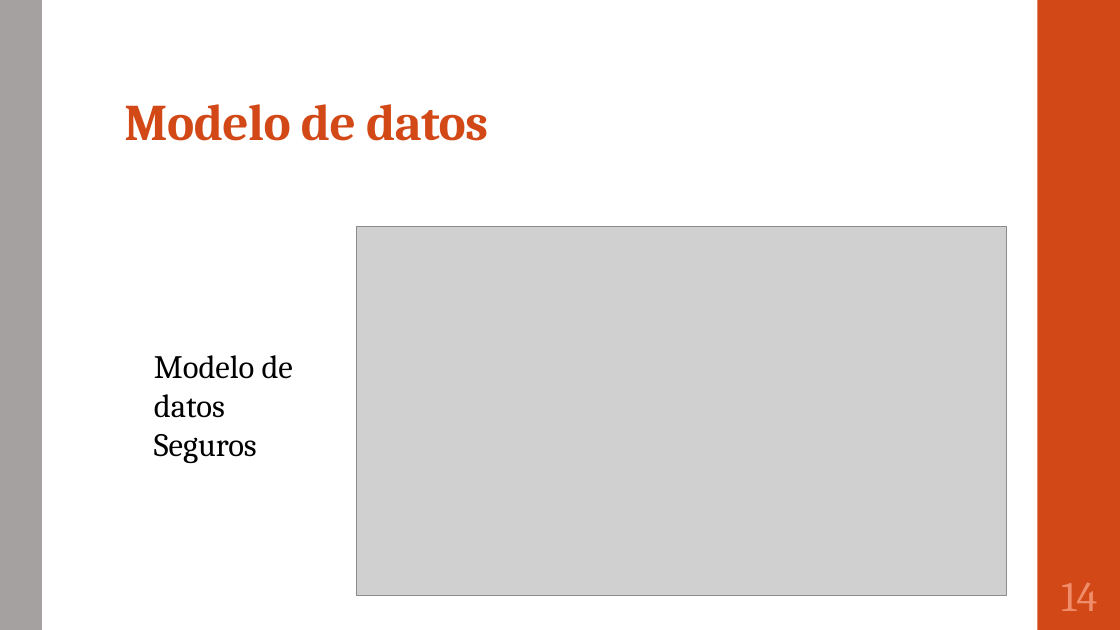
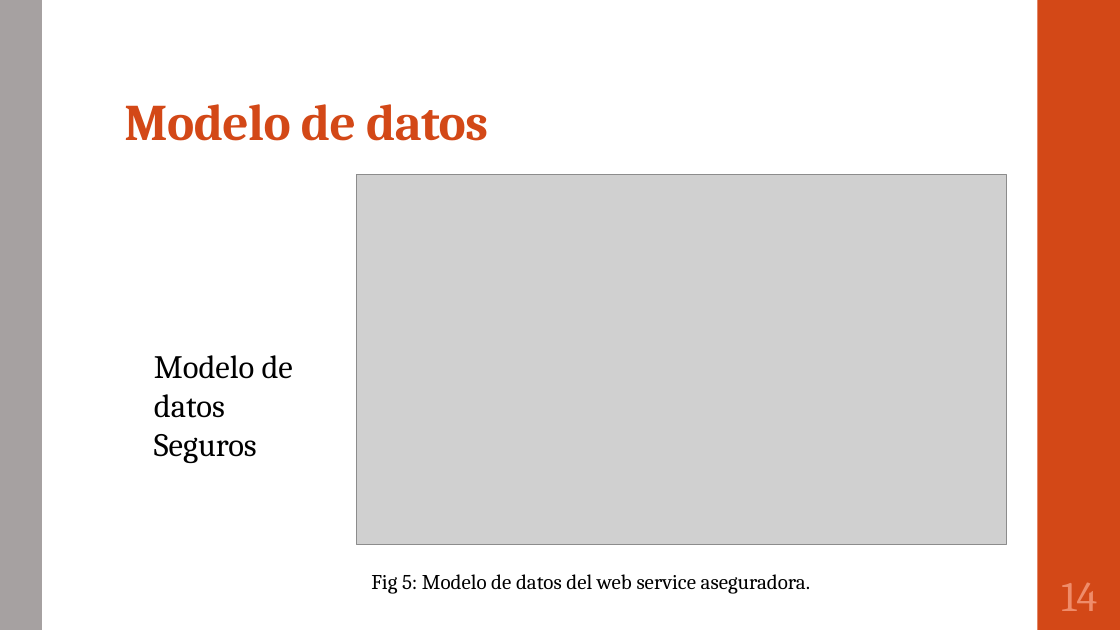
Before and after one commit to portafolio2016/hipocrates, a slide deck: slide 15 of presentación lunes 24 octubre 2016.pptx. Drawn at 1120x630 pixels with LibreOffice and Linux fonts; fonts in the diff are those of the drawing; grey boxes stand for pictures. Boxes give left, top, right and bottom in pixels: in the first picture for what was removed or moved away, otherwise in the second. Text is boxed around its words. In the diff, an @@ line names an element or a change of style, - is before the commit and + after.

```diff
--- a/presentación lunes 24 octubre 2016.pptx
+++ b/presentación lunes 24 octubre 2016.pptx
@@ picture: place and size @@
-picture at bbox=[356, 226, 1007, 596]
+picture at bbox=[356, 175, 1007, 544]
@@ text added at bbox=[371, 574, 810, 594], 18 pt, text #000000 @@
+Fig 5: Modelo de datos del web service aseguradora.
```
Also in this commit, not shown: 4 other slides changed.
